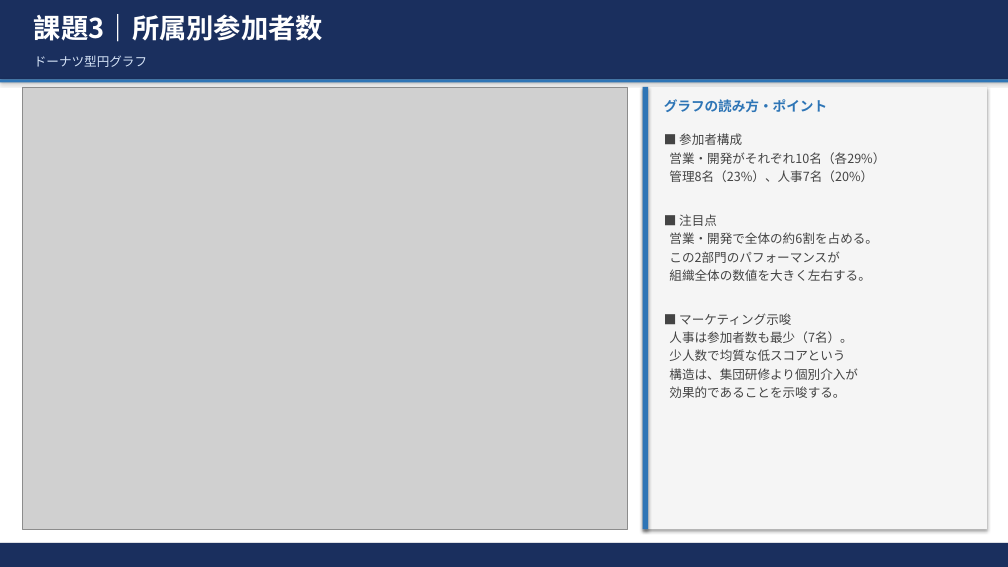
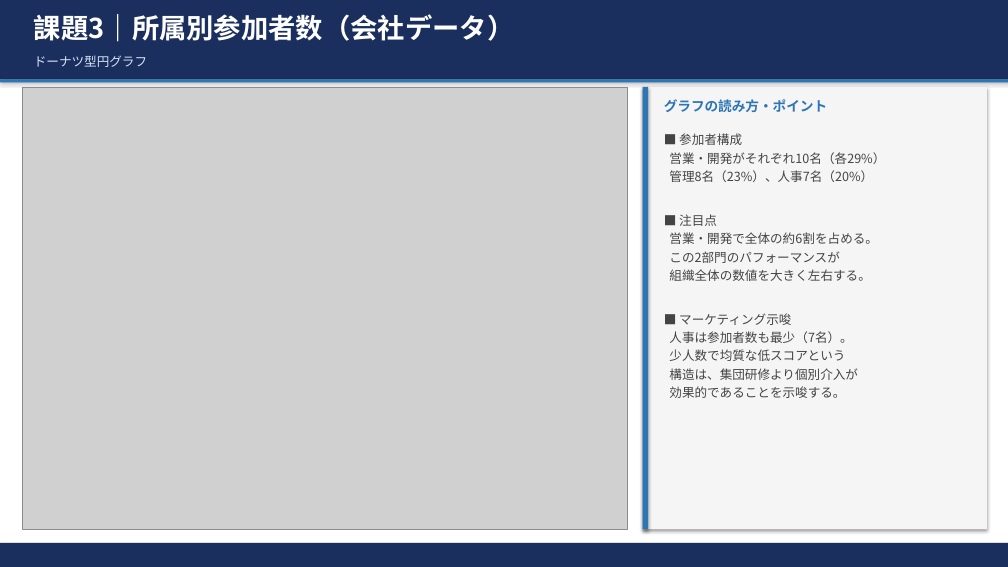
Before and after one commit to tama-shizu/kadai-data-analysis, a slide deck: slide 4 of 課題データ分析レポート.pptx (slide 3 before the commit). Drawn at 1008x567 pixels with LibreOffice and Linux fonts; fonts in the diff are those of the drawing; grey boxes stand for pictures. Boxes give left, top, right and bottom in pixels: in the first picture for what was removed or moved away, otherwise in the second. Text is boxed around its words. In the diff, an @@ line names an element or a change of style, - is before the commit and + after.

Commit message:
課題2・課題3にセクション区切りスライドを追加
- 課題3（会社データ）・課題2（学校データ）のセクション扉スライドを追加
- 全スライドのラベルに「会社データ」「学校データ」を明示
- 計13枚構成に更新

```diff
--- a/課題データ分析レポート.pptx
+++ b/課題データ分析レポート.pptx
@@ text at (34, 14, 515, 42): text changed @@
-課題3｜所属別参加者数
+課題3｜所属別参加者数（会社データ）
```
Also in this commit, not shown: 8 other slides changed, 2 slides added, 1 other file.
